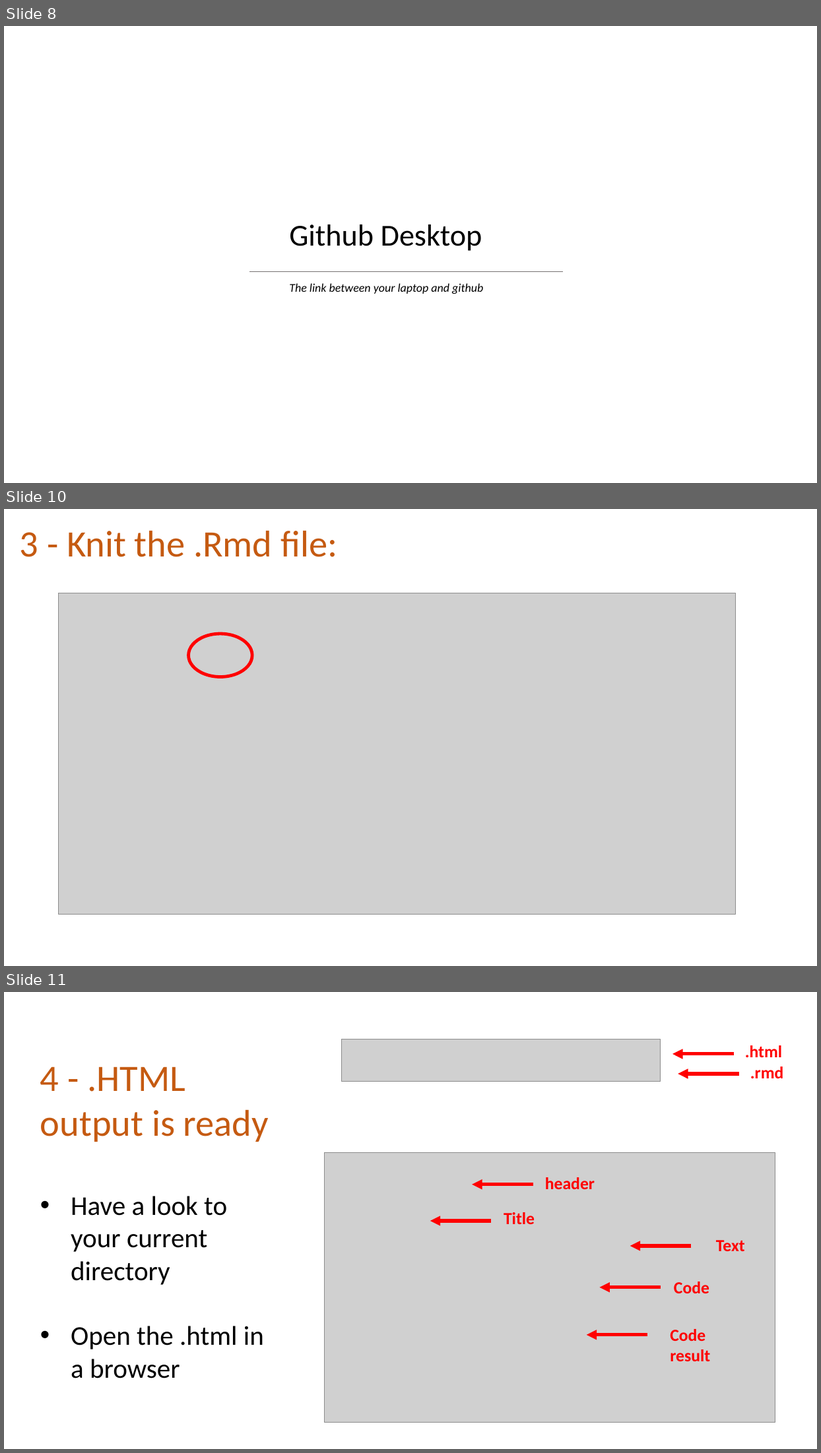
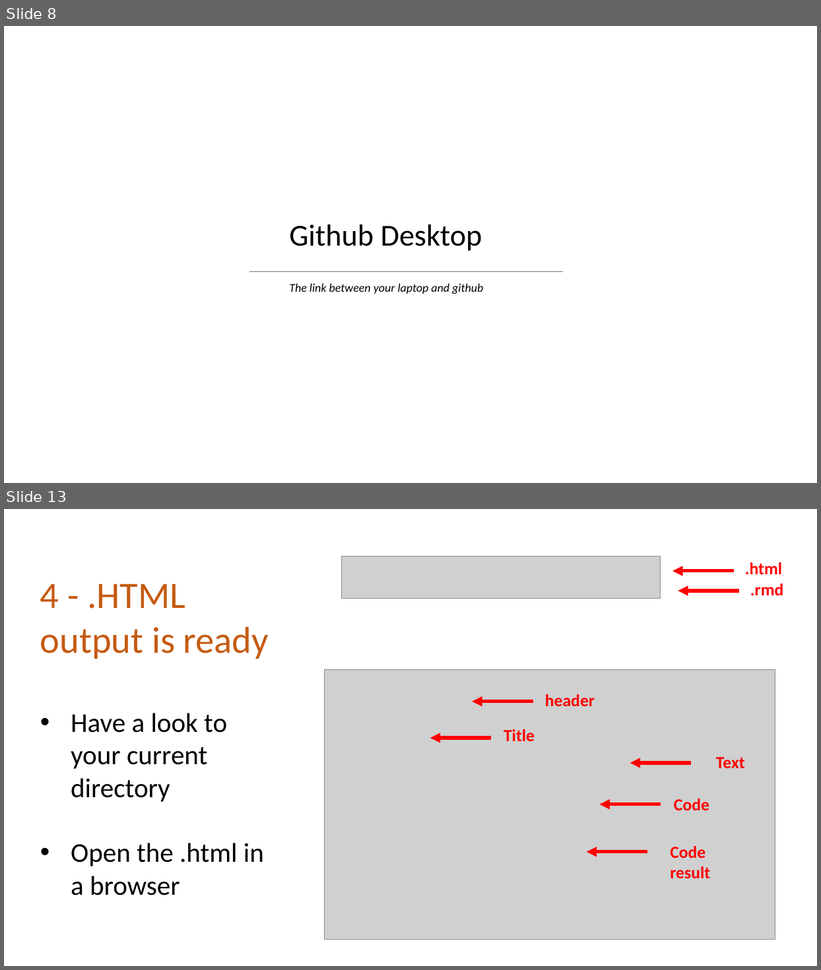
Before and after one commit to holtzy/Teaching, a slide deck: Intro_Github.pptx. Shown one above the other, each under a label of ours: slides 8, 10 and 11 before the commit, slides 8 and 13 after it; the slides between them are not shown. The pictures are 821x1453 and 821x970 pixels, drawn with LibreOffice and Linux fonts; fonts in the diff are those of the drawing; grey boxes stand for pictures; background and template pictures are left out. Boxes give left, top, right and bottom in pixels: in the first picture for what was removed or moved away, otherwise in the second. Text is boxed around its words. In the diff, an @@ line names an element or a change of style, - is before the commit and + after.

```diff
--- a/Intro_Github.pptx
+++ b/Intro_Github.pptx
@@ slide 10 removed at (4, 509, 817, 966), background #FFFFFF @@
@@ text removed at (20, 530, 337, 557) @@
-3 - Knit the .Rmd file:
@@ picture removed at (58, 593, 736, 915) @@
@@ ellipse removed at (189, 634, 253, 677) @@
@@ what was slide 11 is now slide 13 @@
```
Also in this commit, not shown: 1 slide changed, 3 slides added, 1 other file.
